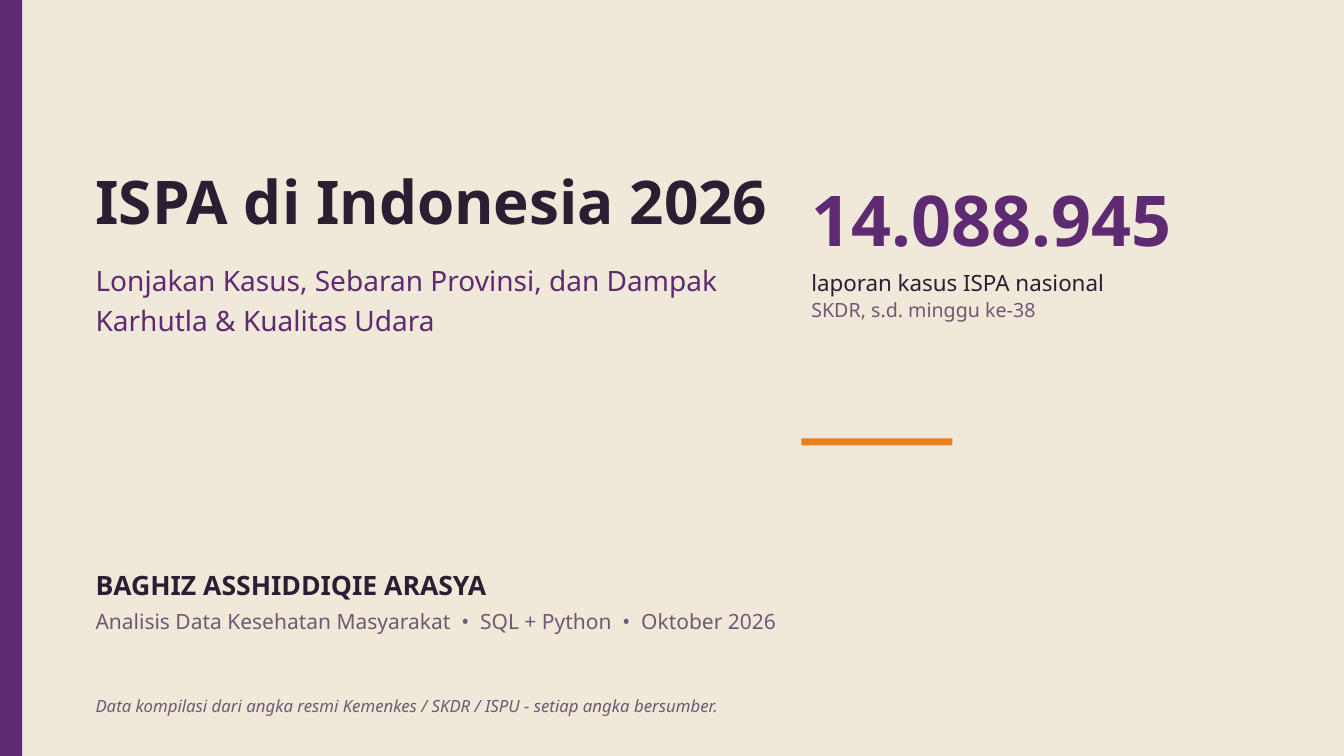
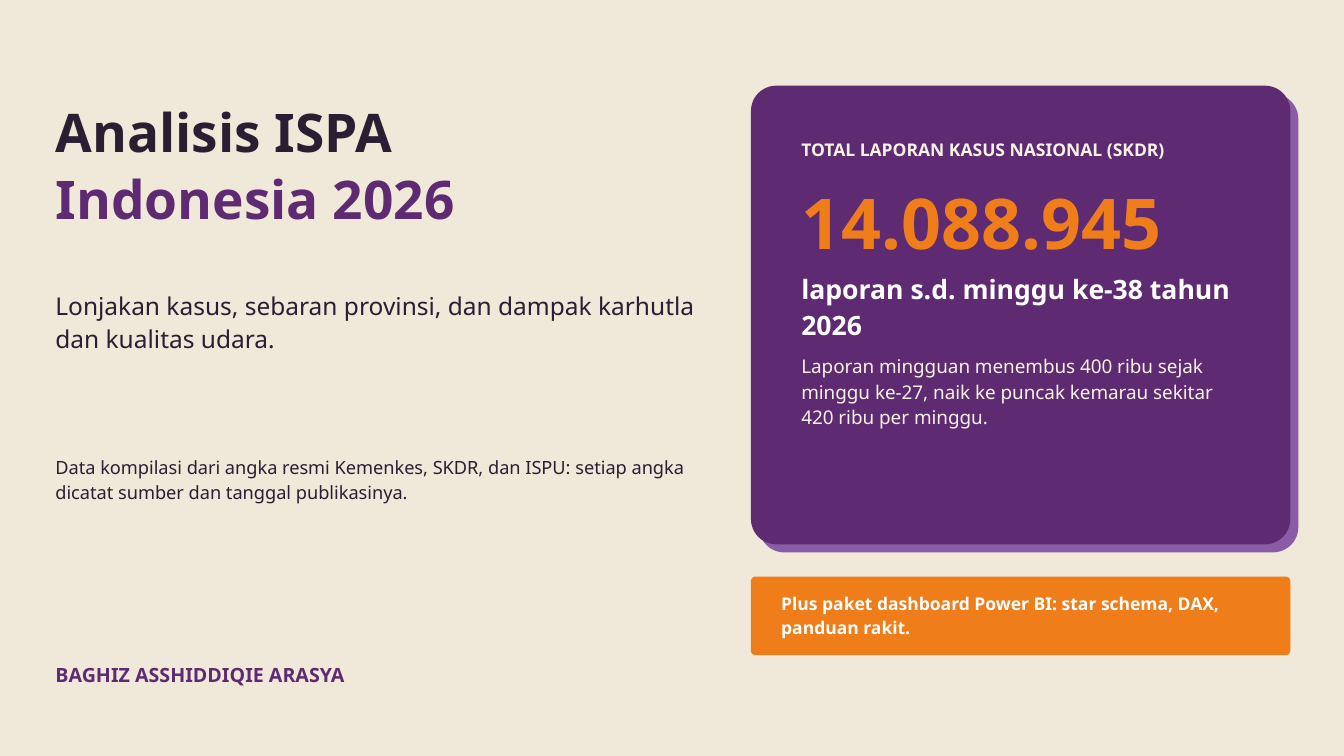
Before and after one commit to baghizash/ispa-indonesia-2026-analysis, a slide deck: slide 1 of Portofolio-Analisis-ISPA-Indonesia.pptx. Drawn at 1344x756 pixels with LibreOffice and Linux fonts; fonts in the diff are those of the drawing. Boxes give left, top, right and bottom in pixels: in the first picture for what was removed or moved away, otherwise in the second. Text is boxed around its words. In the diff, an @@ line names an element or a change of style, - is before the commit and + after.

```diff
--- a/Portofolio-Analisis-ISPA-Indonesia.pptx
+++ b/Portofolio-Analisis-ISPA-Indonesia.pptx
@@ rectangle removed at (x1=0, y1=0, x2=22, y2=756) @@
@@ rounded rectangle added at (x1=751, y1=86, x2=1291, y2=544), fill #5E2A72 @@
@@ text added at (x1=55, y1=111, x2=455, y2=220), 38 pt, text #5E2A72, bold @@
+Analisis ISPA
+Indonesia 2026
@@ rounded rectangle added at (x1=759, y1=94, x2=1299, y2=553), fill #8A5CA6 @@
@@ text at (x1=801, y1=143, x2=1165, y2=159): paragraph added @@
+TOTAL LAPORAN KASUS NASIONAL (SKDR)
@@ text "TOTAL LAPORAN KASUS NASIONAL (SKDR)" moved from (x1=811, y1=195, x2=1171, y2=322) to (x1=801, y1=143, x2=1230, y2=429) @@
@@ text at (x1=801, y1=198, x2=1161, y2=250): text colour #5E2A72 to #EF7D1A in "14.088.945"; line spacing 1 to 1.13; less space between paragraphs @@
@@ text at (x1=55, y1=296, x2=694, y2=349): text changed; size 20 to 17.5 pt; text colour #5E2A72 to #2A1E33 @@
-ISPA di Indonesia 2026
-Lonjakan Kasus, Sebaran Provinsi, dan Dampak Karhutla & Kualitas Udara
+Lonjakan kasus, sebaran provinsi, dan dampak karhutla dan kualitas udara.
@@ text at (x1=801, y1=278, x2=1230, y2=429): text changed; size 16 to 13.5 pt; text colour #2A1E33 to #F8F2E4 @@
-laporan kasus ISPA nasional
-SKDR, s.d. minggu ke-38
+laporan s.d. minggu ke-38 tahun 2026
+Laporan mingguan menembus 400 ribu sejak minggu ke-27, naik ke puncak kemarau sekitar 420 ribu per minggu.
@@ rectangle removed at (x1=802, y1=439, x2=953, y2=446) @@
@@ text at (x1=55, y1=460, x2=684, y2=504): text changed; size 12 to 13 pt; text colour #6B5B74 to #2A1E33; italic off @@
-Data kompilasi dari angka resmi Kemenkes / SKDR / ISPU - setiap angka bersumber.
+Data kompilasi dari angka resmi Kemenkes, SKDR, dan ISPU: setiap angka dicatat sumber dan tanggal publikasinya.
@@ text removed at (x1=96, y1=575, x2=776, y2=634) @@
-BAGHIZ ASSHIDDIQIE ARASYA
-Analisis Data Kesehatan Masyarakat • SQL + Python • Oktober 2026
@@ rounded rectangle added at (x1=751, y1=577, x2=1291, y2=655), fill #EF7D1A @@
@@ text added at (x1=781, y1=596, x2=1219, y2=639), 12.5 pt, text #FFFFFF, bold @@
+Plus paket dashboard Power BI: star schema, DAX, panduan rakit.
@@ text added at (x1=55, y1=668, x2=344, y2=686), 14 pt, text #5E2A72, bold @@
+BAGHIZ ASSHIDDIQIE ARASYA
```
Also in this commit, not shown: 8 other slides changed, 1 slide added, 1 slide removed.
